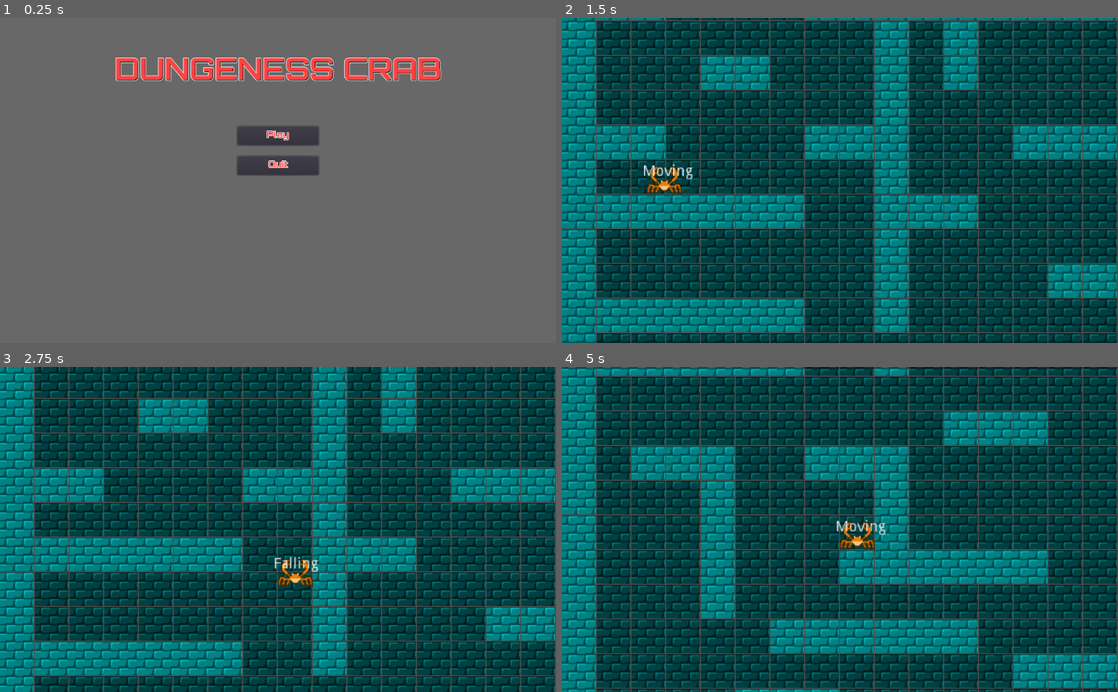
Above: before the commit, frames 1-4 (two rows, left to right).
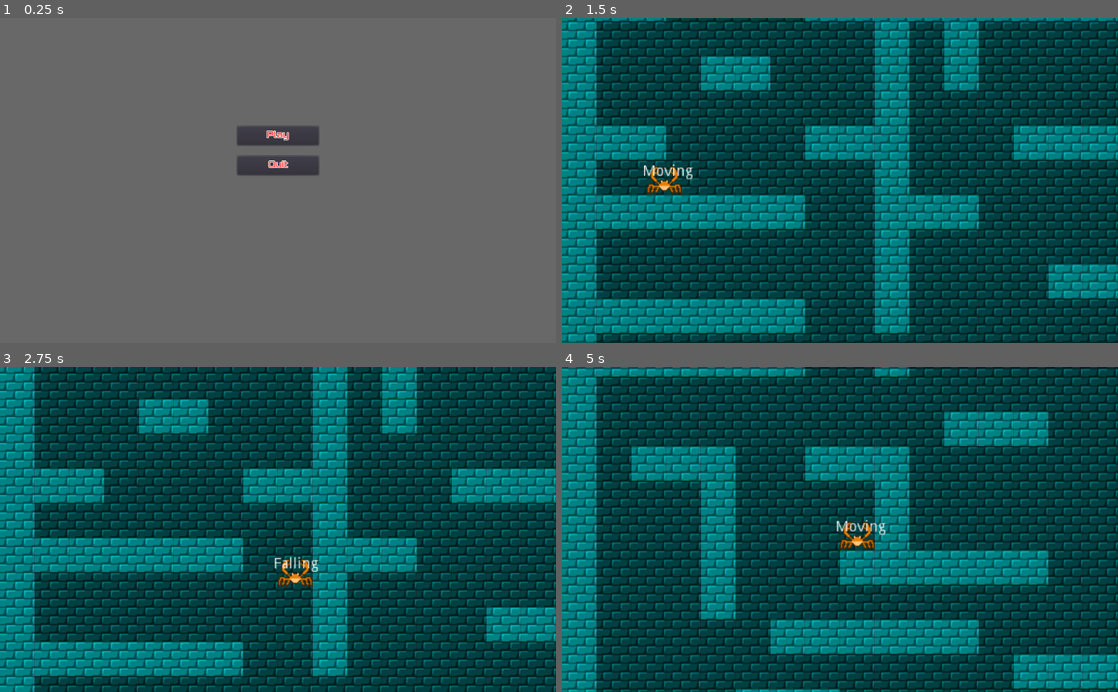
Above: after the commit, the same moments.

Repository: NickPieto/Game-Jam-XNHJ-FINAL
Game: Godot game, scene res://UI/Main Menu.tscn
Same seed, same stepped clock (60 frames per second), same inputs: the game is played once before the commit and once after it.
Inputs:
- Up to frame 1 (0.25 s): no input
- Up to frame 2 (1.5 s): click "Play" at 0.5 s; hold D (right) from 1.28 s (still down)
- Up to frame 3 (2.75 s): keep holding D (right); tap W (jump) at 1.52, 2.27 s
- Up to frame 4 (5 s): release D (right) at 2.78 s; hold A (left) 2.78-3.53 s; hold D (right) from 3.53 s (still down); tap W (jump) at 3.77, 4.52 s

The runs differ from the first frame. In frame 1, 2.9% of the frame differs, in the area x 20-80%, y 12-20%; in frame 2, 7.0%; in frame 3, 7.2%; in frame 4, 7.4%, in the area x 0-100%, y 0-100%.

Commit message:
Hides label and fixes gaps in tilemap

Diff:
--- a/Final Project/Game.tscn
+++ b/Final Project/Game.tscn
@@ -33,7 +33,7 @@
 1/texture = ExtResource( 13 )
 1/tex_offset = Vector2( 0, 0 )
 1/modulate = Color( 1, 1, 1, 1 )
-1/region = Rect2( 0, 0, 31, 31 )
+1/region = Rect2( 0, 0, 32, 32 )
 1/tile_mode = 0
 1/occluder_offset = Vector2( 0, 0 )
 1/navigation_offset = Vector2( 0, 0 )
@@ -214,7 +214,7 @@
 6/texture = ExtResource( 12 )
 6/tex_offset = Vector2( 0, 0 )
 6/modulate = Color( 1, 1, 1, 1 )
-6/region = Rect2( 0, 0, 31, 31 )
+6/region = Rect2( 0, 0, 32, 32 )
 6/tile_mode = 0
 6/occluder_offset = Vector2( 0, 0 )
 6/navigation_offset = Vector2( 0, 0 )
--- a/Final Project/UI/Main Menu.tscn
+++ b/Final Project/UI/Main Menu.tscn
@@ -28,6 +28,7 @@
 color = Color( 0.411765, 0.411765, 0.411765, 1 )
 
 [node name="Label" type="Label" parent="."]
+visible = false
 anchor_right = 1.0
 margin_bottom = 200.0
 custom_colors/font_color = Color( 1, 0.266667, 0.266667, 1 )
